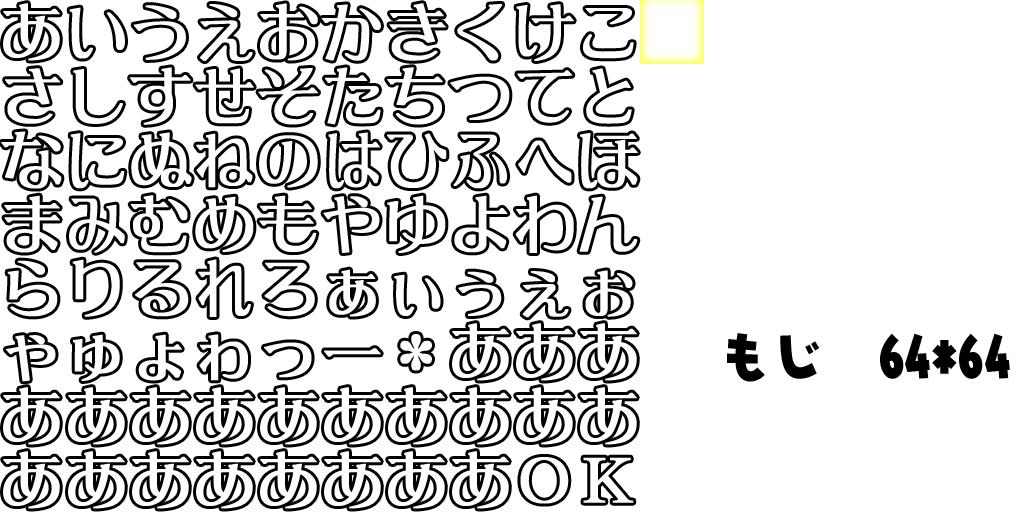
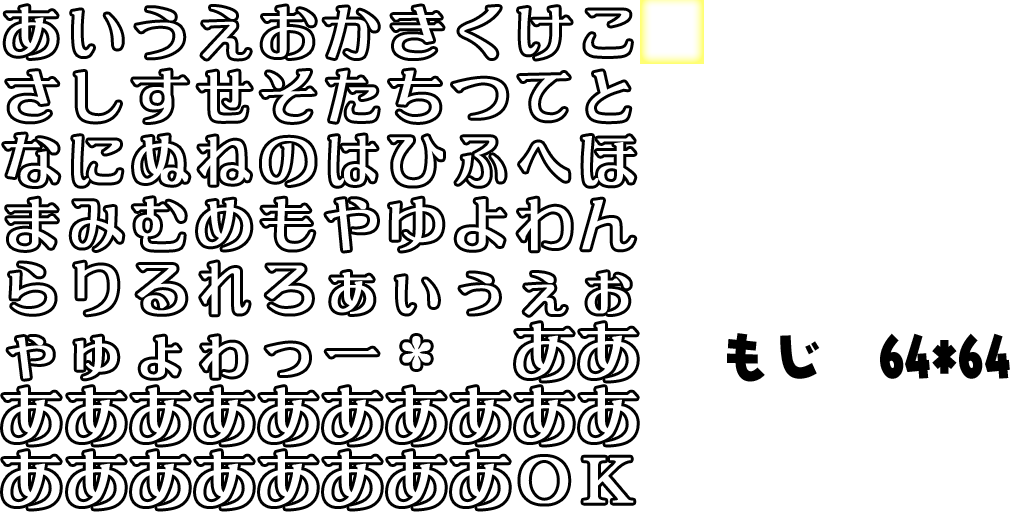
Layer changes from the first 1024x512 image to the second:
removed layer "あ のコピー 57" from group "汎用" over bbox(452, 323, 509, 381)
painted on "ん" over bbox(579, 196, 638, 252)
painted on "わ" over bbox(515, 195, 574, 253)
painted on "ゆ" over bbox(387, 195, 446, 253)
painted on "や" over bbox(323, 196, 380, 253)
painted on "も" over bbox(259, 195, 317, 252)
painted on "め" over bbox(195, 196, 254, 252)
painted on "む" over bbox(130, 195, 188, 253)
painted on "ま" over bbox(4, 195, 60, 253)
painted on "ほ" over bbox(580, 133, 638, 189)
painted on "ひ" over bbox(387, 133, 447, 188)
painted on "ぬ" over bbox(131, 132, 192, 187)
painted on "な" over bbox(1, 131, 62, 189)
painted on "ち" over bbox(387, 67, 443, 125)
painted on "た" over bbox(325, 67, 381, 125)
painted on "そ" over bbox(258, 68, 318, 125)
painted on "せ" over bbox(195, 68, 254, 124)
painted on "す" over bbox(130, 67, 191, 125)
painted on "さ" over bbox(5, 68, 61, 124)
painted on "け" over bbox(516, 4, 574, 61)
painted on "き" over bbox(389, 3, 446, 61)
painted on "か" over bbox(321, 4, 381, 61)
painted on "お" over bbox(260, 3, 318, 61)
painted on "あ" over bbox(3, 3, 60, 61)
…and 34 more changes (34 painted)
